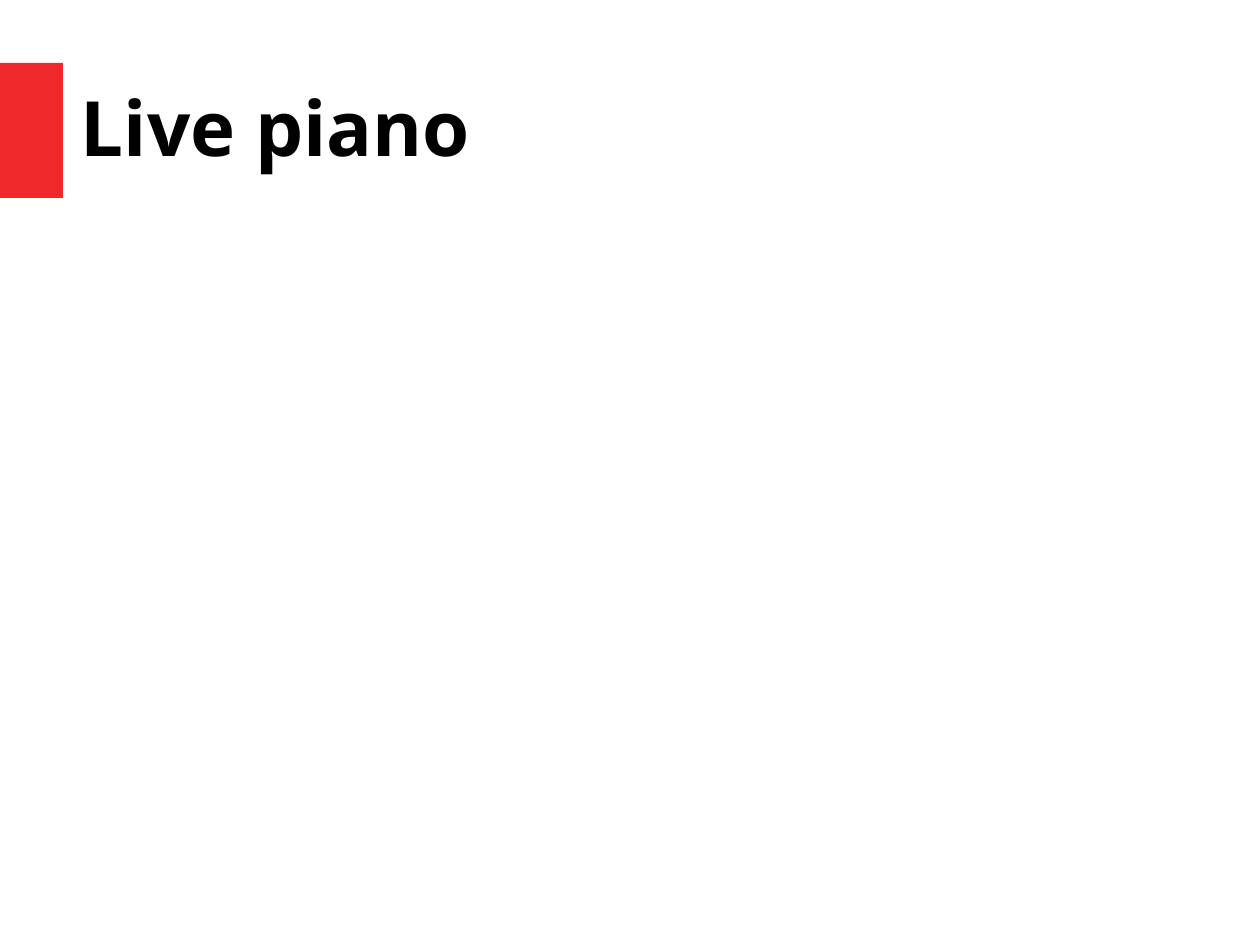
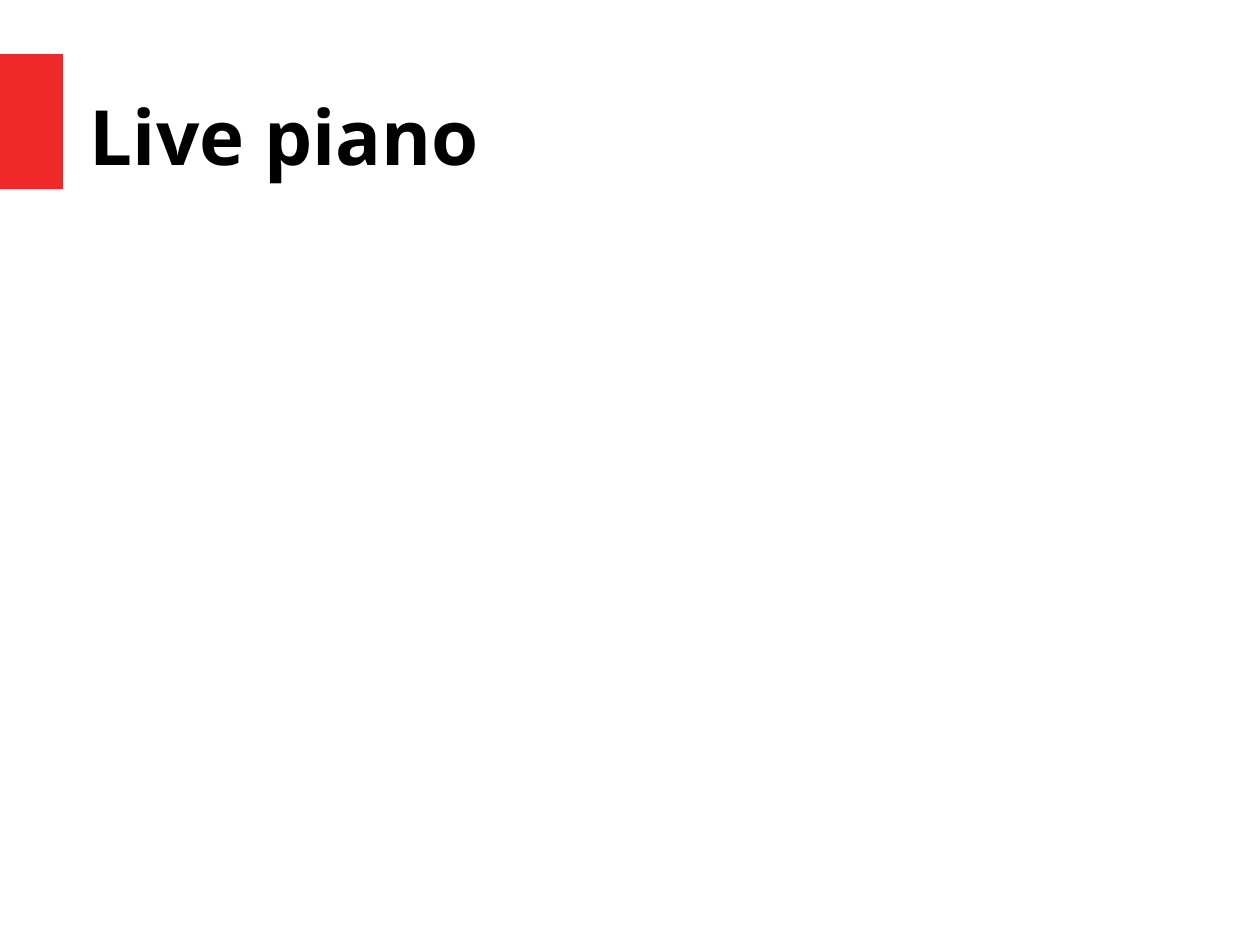
Before and after one commit to kianvde/PianoSimulation, a slide deck: slide 12 of presentation/Presentation ICCP.pptx (slide 11 before the commit). Drawn at 1260x945 pixels with LibreOffice and Linux fonts; fonts in the diff are those of the drawing. Boxes give left, top, right and bottom in pixels: in the first picture for what was removed or moved away, otherwise in the second. Text is boxed around its words. In the diff, an @@ line names an element or a change of style, - is before the commit and + after.

```diff
--- a/presentation/Presentation ICCP.pptx
+++ b/presentation/Presentation ICCP.pptx
@@ rectangle: place and size @@
-rectangle at <box>0,63,63,198</box>
+rectangle at <box>0,54,63,189</box>
@@ text "Live piano": place and size @@
-text "Live piano" at <box>81,98,470,175</box>
+text "Live piano" at <box>90,107,479,184</box>
```
Also in this commit, not shown: 9 other slides changed, 3 slides added, 2 slides removed.
